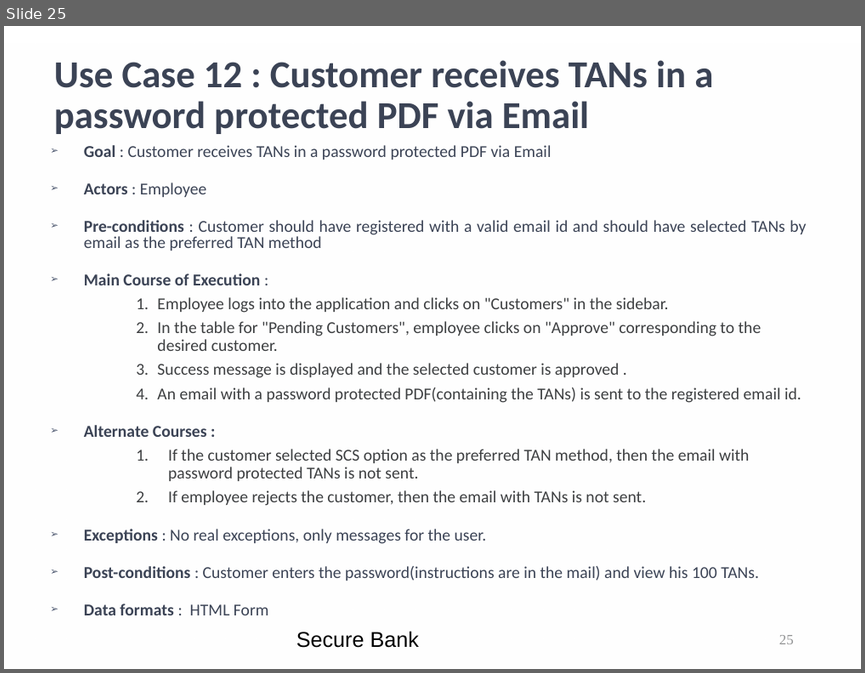
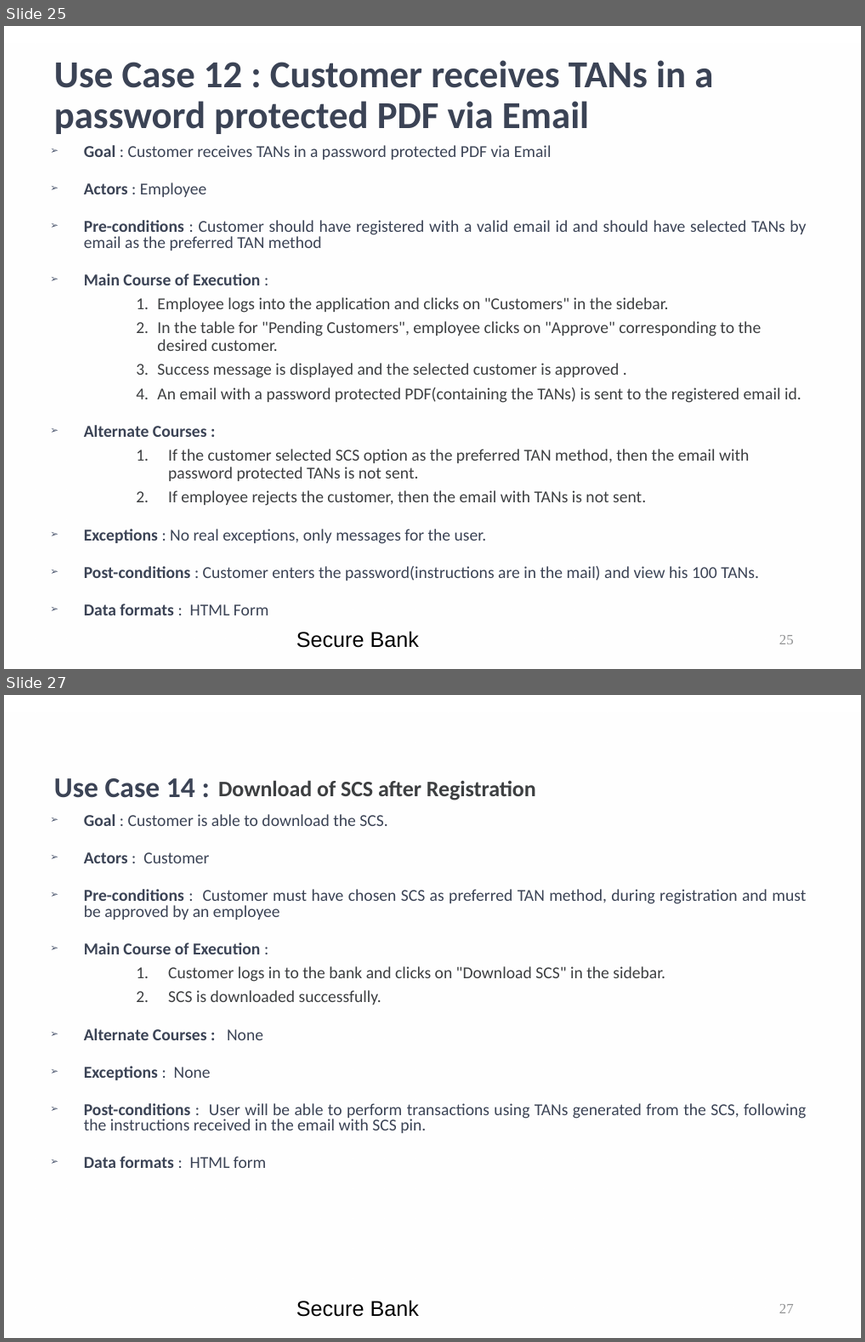
Before and after one commit to kwuerl/secure-coding-team-8, a slide deck: presentations/Phase3.ppt. Shown one above the other, each under a label of ours: slide 25 before the commit, slides 25 and 27 after it; the slides between them are not shown. The pictures are 865x673 and 865x1342 pixels, drawn with LibreOffice and Linux fonts; fonts in the diff are those of the drawing; background and template pictures are left out. Boxes give left, top, right and bottom in pixels: in the first picture for what was removed or moved away, otherwise in the second. Text is boxed around its words. In the diff, an @@ line names an element or a change of style, - is before the commit and + after.

```diff
--- a/presentations/Phase3.ppt
+++ b/presentations/Phase3.ppt
@@ slide 27 added at (x1=4, y1=695, x2=861, y2=1338), background picture (left out); not listed: 1 template element that a slide beside it also shows @@
@@ title added at (x1=54, y1=778, x2=536, y2=800), 32 pt, text #3D3F41, bold @@
+Use Case 14 : Download of SCS after Registration
@@ text added at (x1=84, y1=814, x2=806, y2=1168), 14 pt, text #3B4355 @@
+➢ Goal : Customer is able to download the SCS.
+➢ Actors : Customer
+➢ Pre-conditions : Customer must have chosen SCS as preferred TAN method, during registration and must be approved by an employee
+➢ Main Course of Execution :
+    1. Customer logs in to the bank and clicks on "Download SCS" in the sidebar.
+    2. SCS is downloaded successfully.
+➢ Alternate Courses : None
+➢ Exceptions : None
+➢ Post-conditions : User will be able to perform transactions using TANs generated from the SCS, following the instructions received in the email with SCS pin.
+➢ Data formats : HTML form
@@ text added at (x1=296, y1=1299, x2=419, y2=1316), 18 pt, text #000000 @@
+Secure Bank
@@ page number added at (x1=779, y1=1304, x2=794, y2=1313), 12 pt, text #919293 @@
+27
```
Also in this commit, not shown: 10 slides changed, 7 other slides added.
